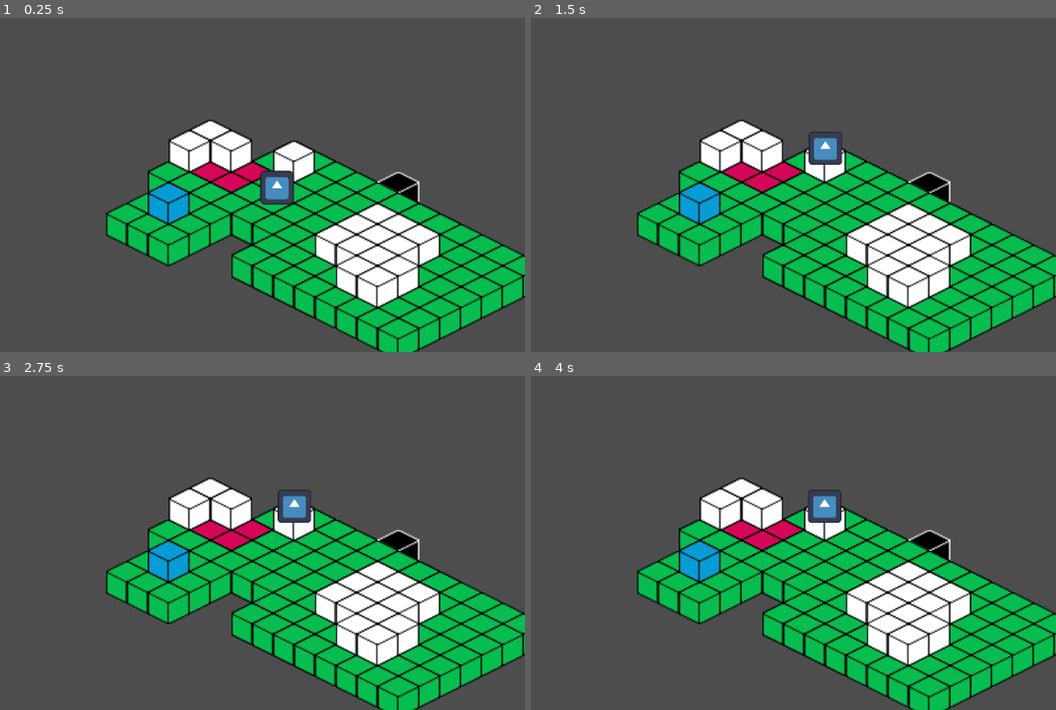
Above: before the commit, frames 1-4 (two rows, left to right).
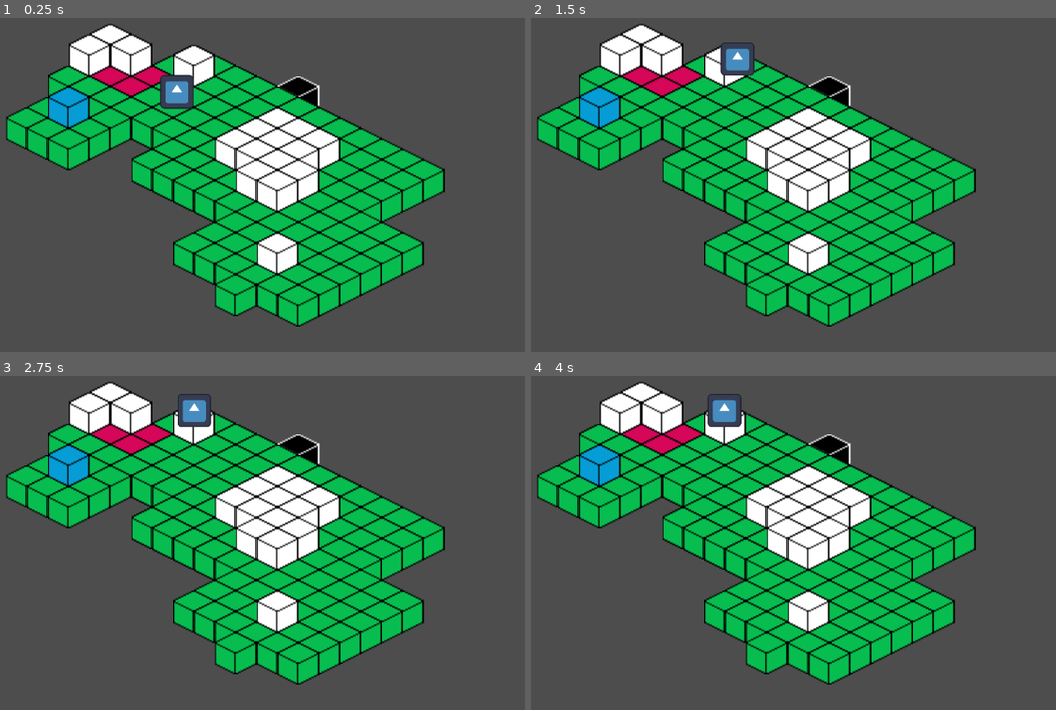
Above: after the commit, the same moments.

Repository: Andy-Olshanky/godot-isometric-test
Game: Godot game, scene res://main.tscn
Two runs of this game, one before a commit and one after it. Both use one fixed random seed, a clock stepped at 60 frames per second and the inputs below. The engine's default icon, where the game draws it, is replaced by a stand-in: a white triangle on a blue panel in a dark square.
Inputs:
- Up to frame 1 (0.25 s): no input
- Up to frame 2 (1.5 s): tap Enter at 0.5 s; hold D (right) 0.53-1.28 s; tap Space (jump) at 0.6, 0.77, 1.07 s; hold S (down) from 1.28 s (still down); tap Shift (other) at 1.35 s
- Up to frame 3 (2.75 s): tap Space (jump) at 1.52, 1.55, 1.82, 2, 2.1 s; release S (down) at 2.03 s; hold D (right) from 2.03 s (still down)
- Up to frame 4 (4 s): tap Enter at 2.75 s; release D (right) at 2.78 s; hold W (up) 2.78-3.53 s; tap Shift (other) at 2.85 s; tap Space (jump) at 3.02, 3.05, 3.32, 3.6, 3.77 s; hold A (left) from 3.53 s (still down)

The runs differ from the first frame. In frame 1, 43% of the frame differs, in the area x 1-100%, y 1-100%; in frame 2, 44%; in frame 3, 44%; in frame 4, 44%.

Commit message:
kinda worked that out idk

Diff:
--- a/main.tscn
+++ b/main.tscn
@@ -40,11 +40,13 @@
 [node name="main" type="Node2D"]
 
 [node name="Camera2D" type="Camera2D" parent="."]
+offset = Vector2(76.735, 73.535)
 zoom = Vector2(2, 2)
 
 [node name="TileMap2" parent="." instance=ExtResource("1_sp1wa")]
-layer_0/tile_data = PackedInt32Array(-65535, 131072, 0, 1, 1 …(1455 unchanged characters)… 0, 196622, 131072, 0, -262137, 262144, 0)
+layer_0/tile_data = PackedInt32Array(-65535, 131072, 0, 1, 1 …(1455 unchanged characters)… 0, 196622, 131072, 0, -262137, 262144, 0, 262156, 131072, 0, 262157, 131072, 0, 262158, 131072, 0, 262159, 131072, 0, 196623, 131072, 0, 131087, 131072, 0, 65551, 131072, 0, 65552, 131072, 0, 131088, 131072, 0, 196624, 131072, 0, 262160, 131072, 0, 327696, 131072, 0, 327695, 131072, 0, 327694, 131072, 0, 393229, 131072, 0, 327693, 131072, 0, 327692, 131072, 0, 393228, 131072, 0, 393230, 131072, 0, 393232, 131072, 0, 458767, 131072, 0, 393231, 131072, 0, 393233, 131072, 0, 327697, 131072, 0, 262161, 131072, 0, 196625, 131072, 0, 131089, 131072, 0, 65553, 131072, 0)
 layer_1/y_sort_origin = 1
+layer_1/tile_data = PackedInt32Array(-65536, 196608, 0, -131071, 196608, 0, -131072, 196608, 0, -196605, 196608, 0, -65528, 196608, 0, -131064, 196608, 0, 8, 196608, 0, 9, 196608, 0, -65527, 196608, 0, -131063, 196608, 0, -131062, 196608, 0, -65526, 196608, 0, 65547, 196608, 0, 10, 196608, 0, 65546, 196608, 0, 11, 196608, 0, 262158, 196608, 0)
 
 [node name="CharacterBody2D" parent="TileMap2" instance=ExtResource("2_np2li")]
 position = Vector2(99, 36)
--- a/main_tile_map.gd
+++ b/main_tile_map.gd
@@ -26,7 +26,11 @@
 	var player = self.get_child(0)
 	if Input.is_action_just_pressed("jump"):
 		#print(player.level)
-		var coords = TmFunctions.get_blocks_next_level(self, player.level)
+		var coords
+		if player.level == 0:
+			coords = TmFunctions.get_blocks_next_level(self, player.level)
+		else:
+			coords = TmFunctions.get_blocks_lower_level(self, player.level)
 		if (coords[0]):
 			TmFunctions.move_player_level(self, player, map_to_local(coords[1]))
 			#print("map coords: ", coords[1], " | local coords", map_to_local(coords[1]))
--- a/tm_functions.gd
+++ b/tm_functions.gd
@@ -47,11 +47,19 @@
 			map.set_cell(layers.level0, Vector2i(2 + x, 2 + y), main_source, green_block_atlas_pos)
 	map.set_cell(layers.level1, Vector2i(2, 2), main_source, blue_block_atlas_pos)
 
-func replace_white_blocks(map: TileMap, level: int):
+func replace_white_blocks(map: TileMap, level: int, place_boundary_blocks: bool):
 	var used = map.get_used_cells(level)
+	var check_for_block
+	var set_block
+	if place_boundary_blocks:
+		check_for_block = white_no_boundary_block_atlas_pos
+		set_block = white_boundary_block_atlas_pos
+	else:
+		check_for_block = white_boundary_block_atlas_pos
+		set_block = white_no_boundary_block_atlas_pos
 	for spot in used:
-		if map.get_cell_atlas_coords(level, spot) == white_boundary_block_atlas_pos:
-			map.set_cell(level, spot, main_source, white_no_boundary_block_atlas_pos)
+		if map.get_cell_atlas_coords(level, spot) == check_for_block:
+			map.set_cell(level, spot, main_source, set_block)
 
 func get_player_coords(map: TileMap) -> Vector2:
 	return map.get_child(0).global_position
@@ -84,14 +92,19 @@
 		Vector2i(2, 1),
 		Vector2i(1, 0),
 	]
-	var player_spot = map.get_tile_map_coords(get_player_coords(map))
+	var player_spot = TmFunctions.get_tile_map_coords(map, get_player_coords(map))
 	for offset in offsets:
 		var cell = player_spot + offset
 		var source_current_level = map.get_cell_source_id(player_current_level, cell)
 		var source_lower_level = map.get_cell_source_id(player_current_level - 1, cell)
+		var atlas_coords_current_level = map.get_cell_atlas_coords(player_current_level, cell)
+		print(atlas_coords_current_level, atlas_coords_current_level == boundary_block_atlas_pos)
 		#If there is a block below and no block on this level
-		if source_lower_level != -1 and source_current_level == -1:
-			return [true, cell]
+		if source_lower_level != -1:
+			if source_current_level == -1:
+				return [true, cell]
+			elif atlas_coords_current_level == boundary_block_atlas_pos:
+				return [true, cell]
 
 	return [false, Vector2.ZERO]
 
@@ -102,7 +115,14 @@
 	if player.z_index == 1:
 		remove_boundaries(map, 0)
 		place_boundaries(map, 1)
-		replace_white_blocks(map, 1)
+		replace_white_blocks(map, 1, false)
 		move_player(player, move_to)
 		player.z_index += 1
 		player.level += 1
+	elif player.z_index == 2:
+		remove_boundaries(map, 1)
+		place_boundaries(map, 0)
+		replace_white_blocks(map, 1, true)
+		move_player(player, move_to)
+		player.z_index -= 1
+		player.level -= 1
